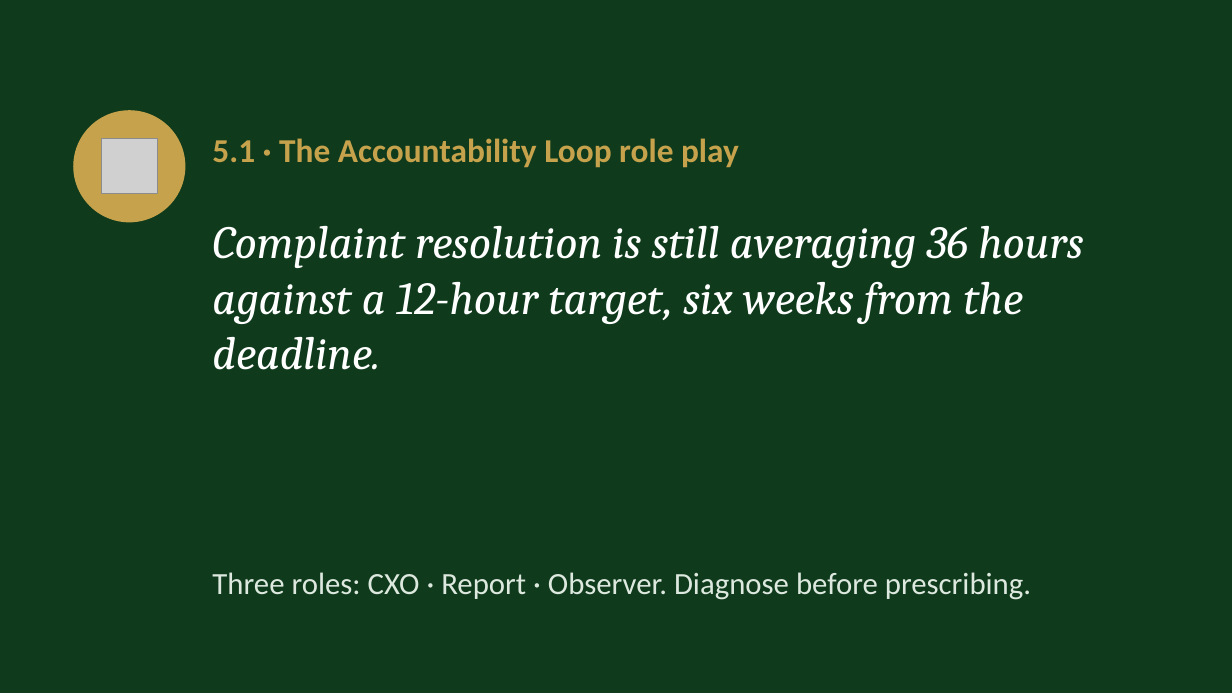
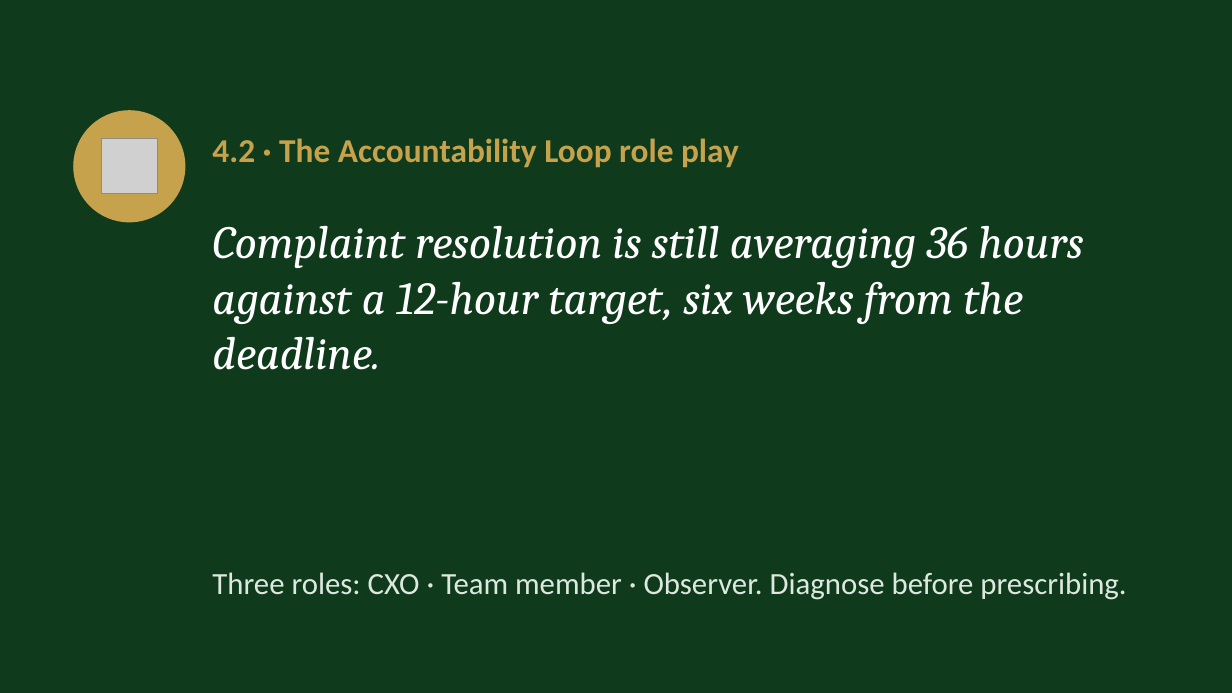
Before and after one commit to IBSL26/ibsl-platform, a slide deck: slide 18 of Unit decks/Unit 08 - Performance Measurement.pptx (slide 21 before the commit). Drawn at 1232x693 pixels with LibreOffice and Linux fonts; fonts in the diff are those of the drawing; grey boxes stand for pictures. Boxes give left, top, right and bottom in pixels: in the first picture for what was removed or moved away, otherwise in the second. Text is boxed around its words. In the diff, an @@ line names an element or a change of style, - is before the commit and + after.

Commit message:
Unit 8: Performance Measurement rebuilt (pages, Capstone four boxes, report labels, Learning Portfolio, deck)

```diff
--- a/Unit decks/Unit 08 - Performance Measurement.pptx
+++ b/Unit decks/Unit 08 - Performance Measurement.pptx
@@ text at [212, 138, 739, 168]: text changed @@
-5.1 · The Accountability Loop role play
+4.2 · The Accountability Loop role play
@@ text at [212, 572, 1126, 600]: text changed @@
-Three roles: CXO · Report · Observer. Diagnose before prescribing.
+Three roles: CXO · Team member · Observer. Diagnose before prescribing.
```
Also in this commit, not shown: 11 other slides changed, 6 slides added, 6 slides removed, 32 other files.
